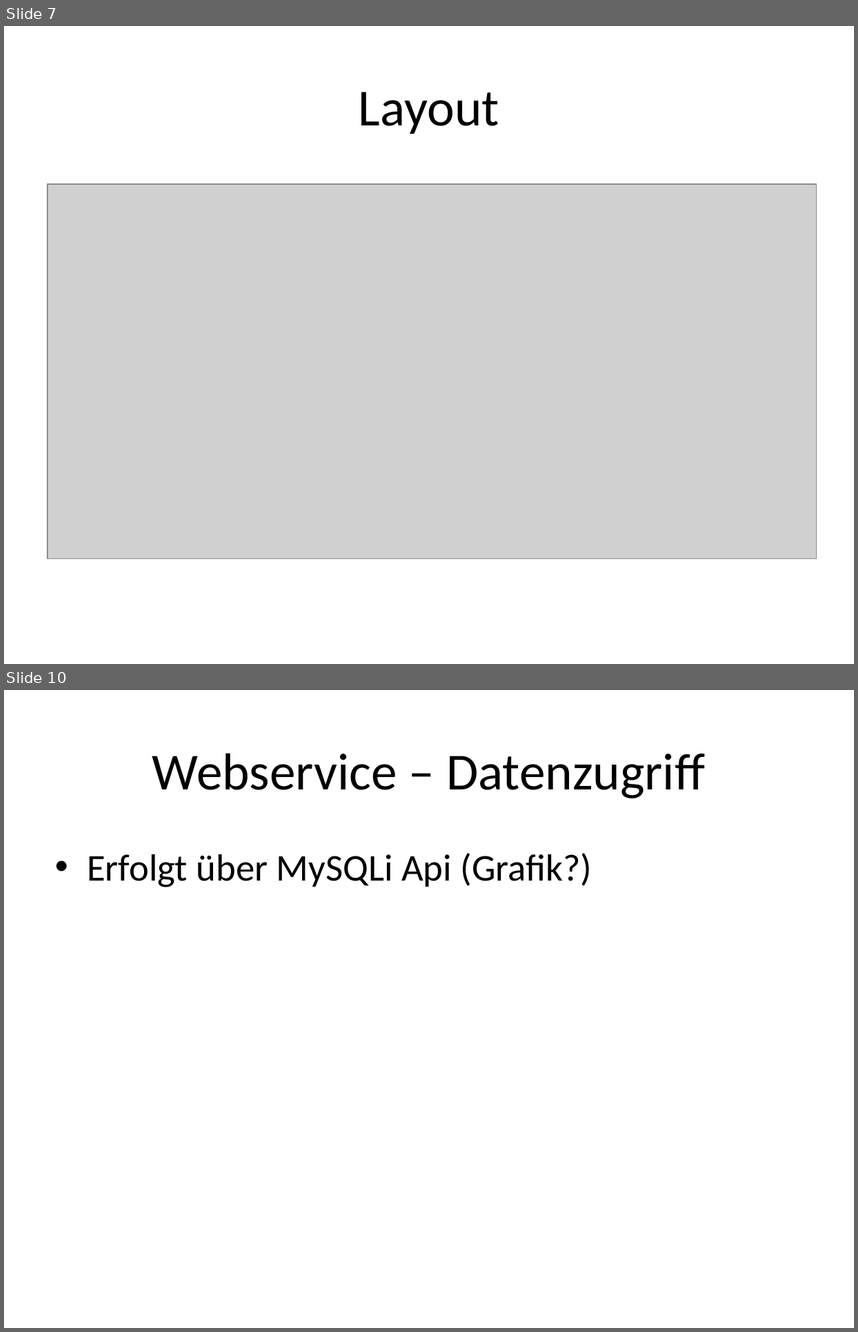
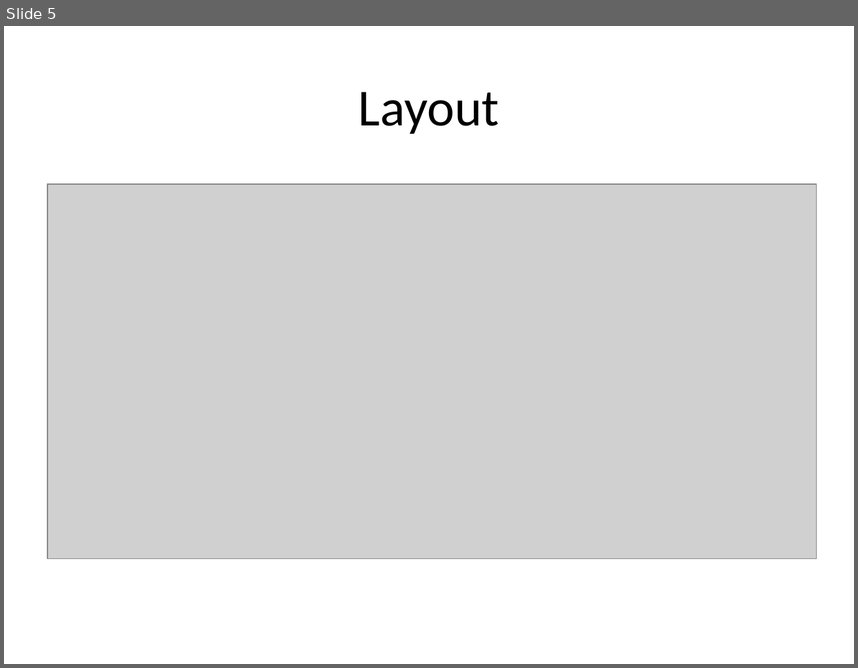
Before and after one commit to patpiech88/SportfreundeRFH, a slide deck: Dokumentation/SportfreundeRFH.pptx. Shown one above the other, each under a label of ours: slides 7 and 10 before the commit, slide 5 after it; the slides between them are not shown. The pictures are 858x1332 and 858x668 pixels, drawn with LibreOffice and Linux fonts; fonts in the diff are those of the drawing; grey boxes stand for pictures. Boxes give left, top, right and bottom in pixels: in the first picture for what was removed or moved away, otherwise in the second. Text is boxed around its words. In the diff, an @@ line names an element or a change of style, - is before the commit and + after.

```diff
--- a/Dokumentation/SportfreundeRFH.pptx
+++ b/Dokumentation/SportfreundeRFH.pptx
@@ slide 10 removed at box(4, 690, 854, 1328), background #FFFFFF @@
@@ title removed at box(152, 753, 705, 798) @@
-Webservice – Datenzugriff
@@ text removed at box(87, 853, 593, 887) @@
-• Erfolgt über MySQLi Api (Grafik?)
@@ what was slide 7 is now slide 5 @@
```
Also in this commit, not shown: 5 slides changed, 9 slides added, 5 other slides removed.
